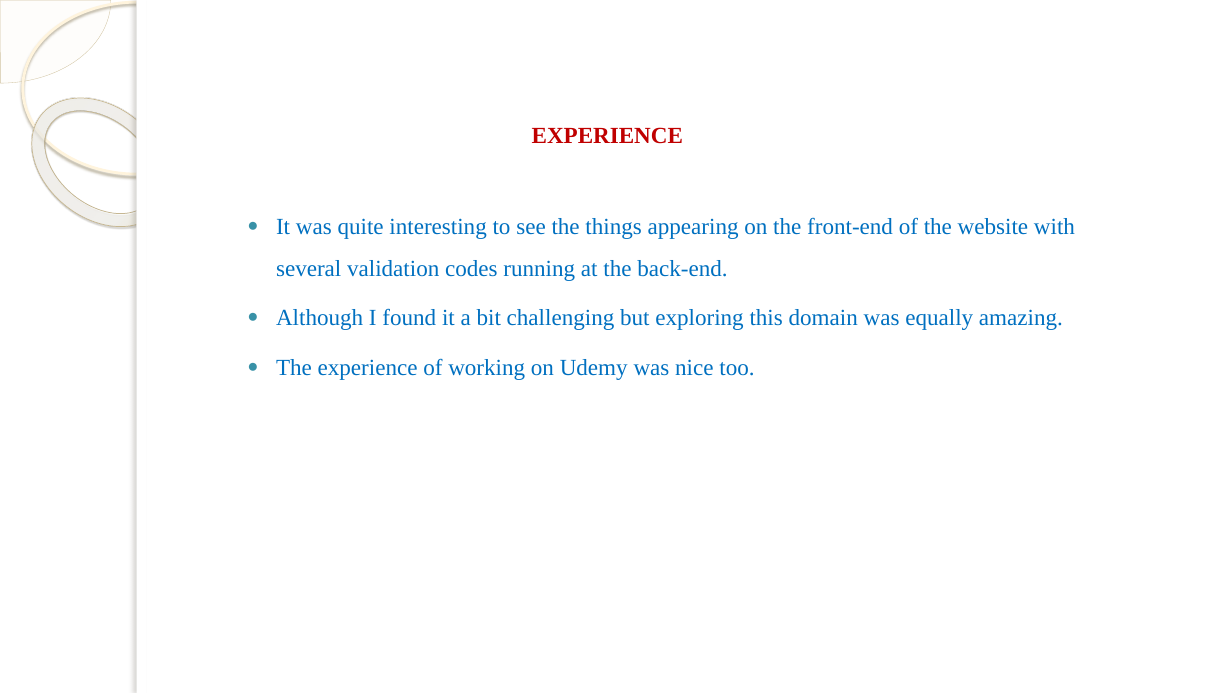
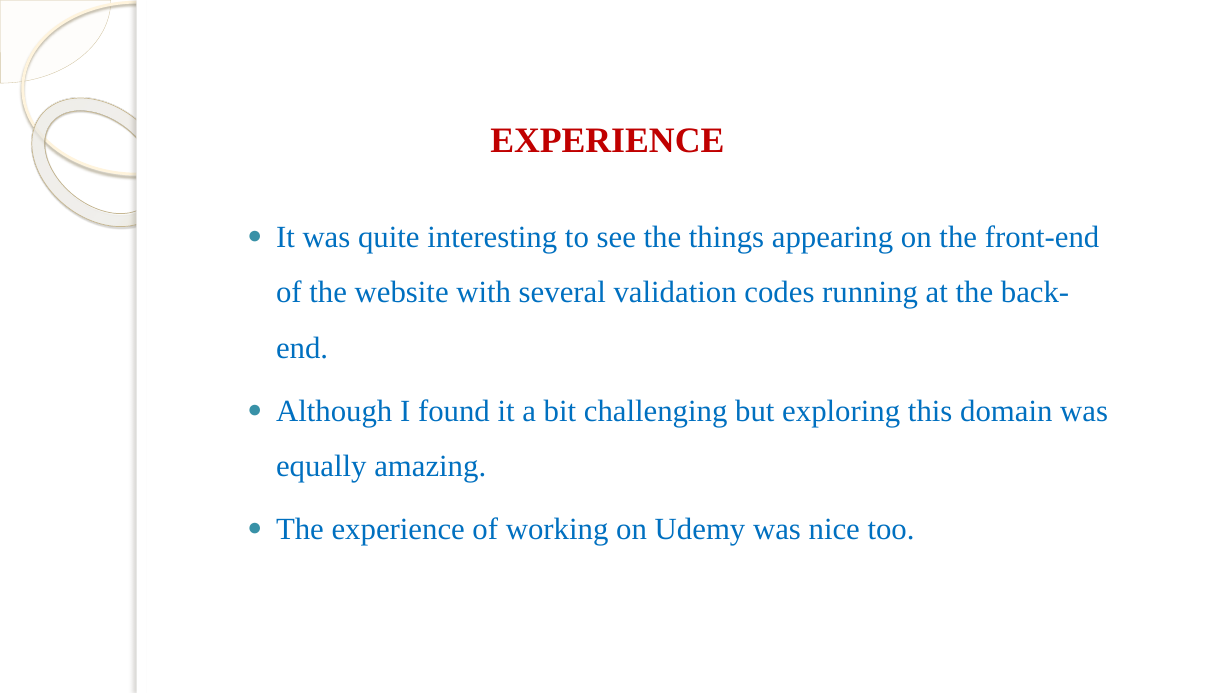
Before and after one commit to 0124hitesh/Web_Development, a slide deck: slide 16 of Summer Training Presentation.pptx. Drawn at 1232x693 pixels with LibreOffice and Linux fonts; fonts in the diff are those of the drawing; background and template pictures are left out. Boxes give left, top, right and bottom in pixels: in the first picture for what was removed or moved away, otherwise in the second. Text is boxed around its words. In the diff, an @@ line names an element or a change of style, - is before the commit and + after.

```diff
--- a/Summer Training Presentation.pptx
+++ b/Summer Training Presentation.pptx
@@ title "EXPERIENCE" at (x1=490, y1=128, x2=724, y2=153): size 18 to 27.9 pt @@
@@ text "It was quite interesting to ..." at (x1=276, y1=225, x2=1108, y2=545): size 18 to 24 pt @@
```
Also in this commit, not shown: 6 other slides changed, 2 other files.
